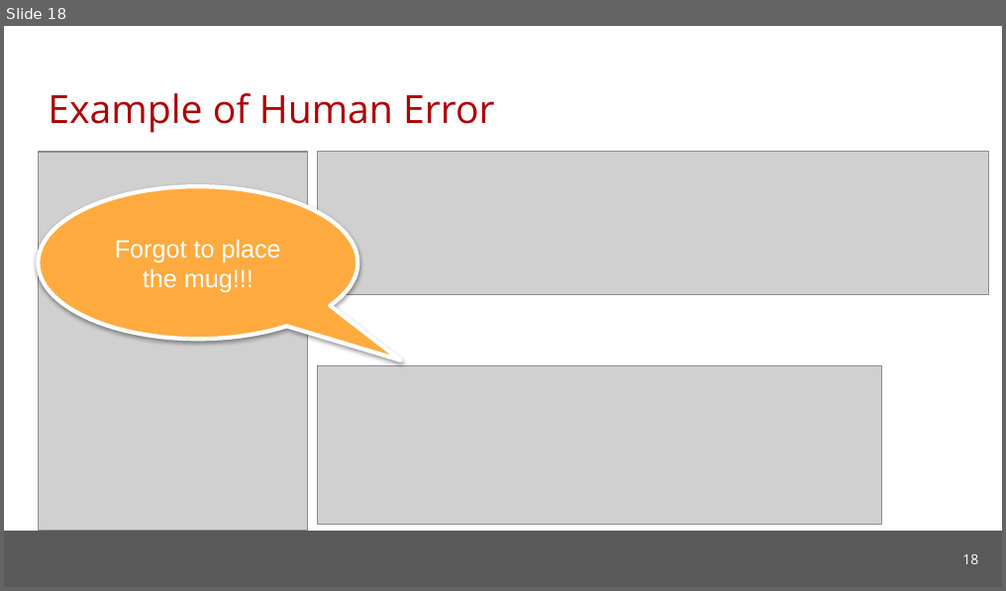
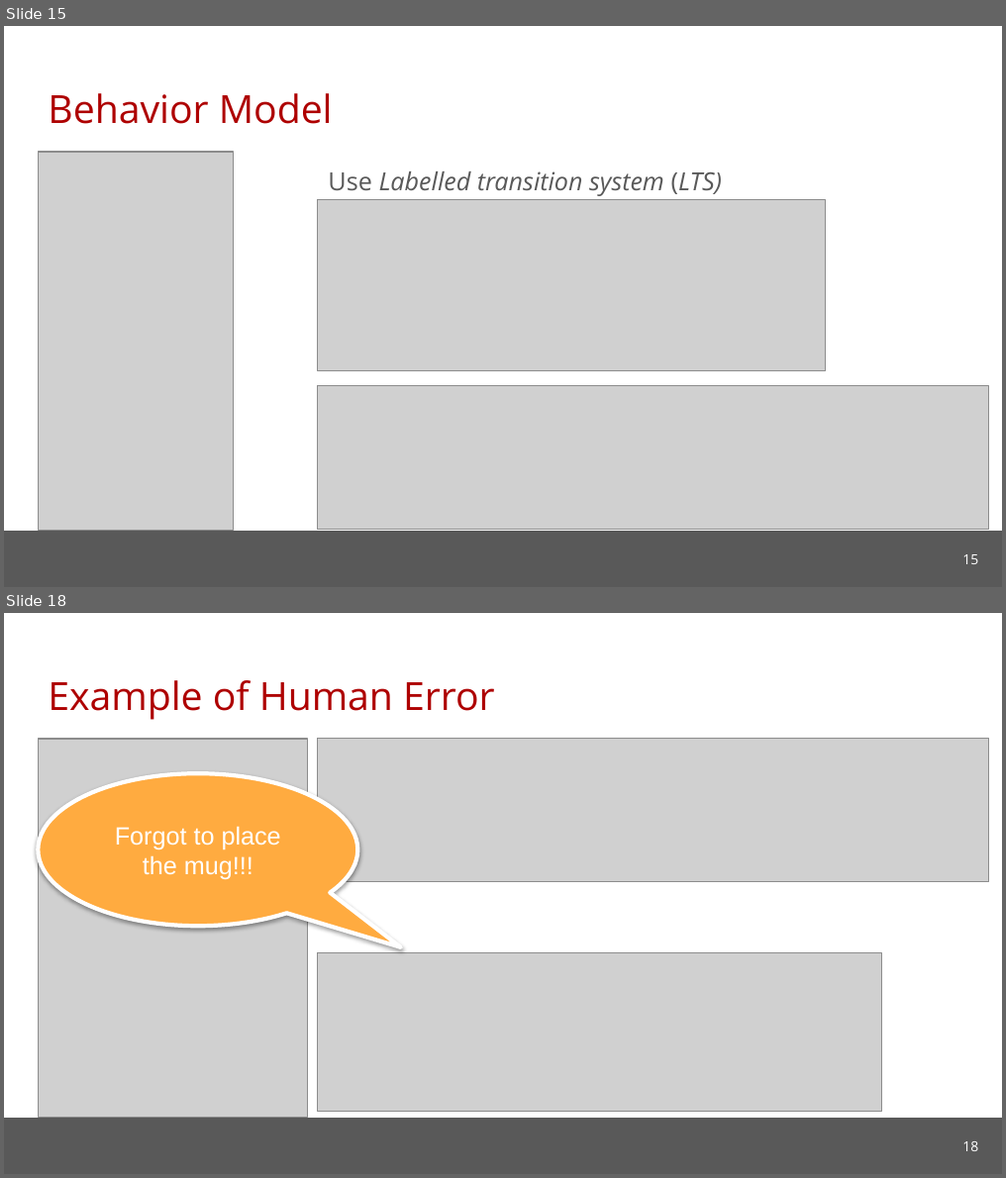
Before and after one commit to cmu-soda/Robustness, a slide deck: Robustness-SSSG.pptx. Shown one above the other, each under a label of ours: slide 18 before the commit, slides 15 and 18 after it; the slides between them are not shown. The pictures are 1006x591 and 1006x1178 pixels, drawn with LibreOffice and Linux fonts; fonts in the diff are those of the drawing; grey boxes stand for pictures; background and template pictures are left out. Boxes give left, top, right and bottom in pixels: in the first picture for what was removed or moved away, otherwise in the second. Text is boxed around its words. In the diff, an @@ line names an element or a change of style, - is before the commit and + after.

```diff
--- a/Robustness-SSSG.pptx
+++ b/Robustness-SSSG.pptx
@@ slide 15 added at [4, 26, 1002, 587], background #FFFFFF; not listed: 1 template element that a slide beside it also shows @@
@@ title added at [48, 93, 333, 124], 28 pt, text #AE0000 @@
+Behavior Model
@@ picture added at [38, 152, 233, 530] @@
@@ text added at [328, 172, 722, 196], 18 pt, text #595959, italic @@
+Use Labelled transition system (LTS)
@@ picture added at [318, 200, 826, 372] @@
@@ picture added at [318, 386, 988, 530] @@
@@ page number added at [962, 555, 978, 565], 10 pt, text #FFFFFF @@
+15
```
Also in this commit, not shown: 9 slides changed, 3 other slides added, 1 slide removed.
